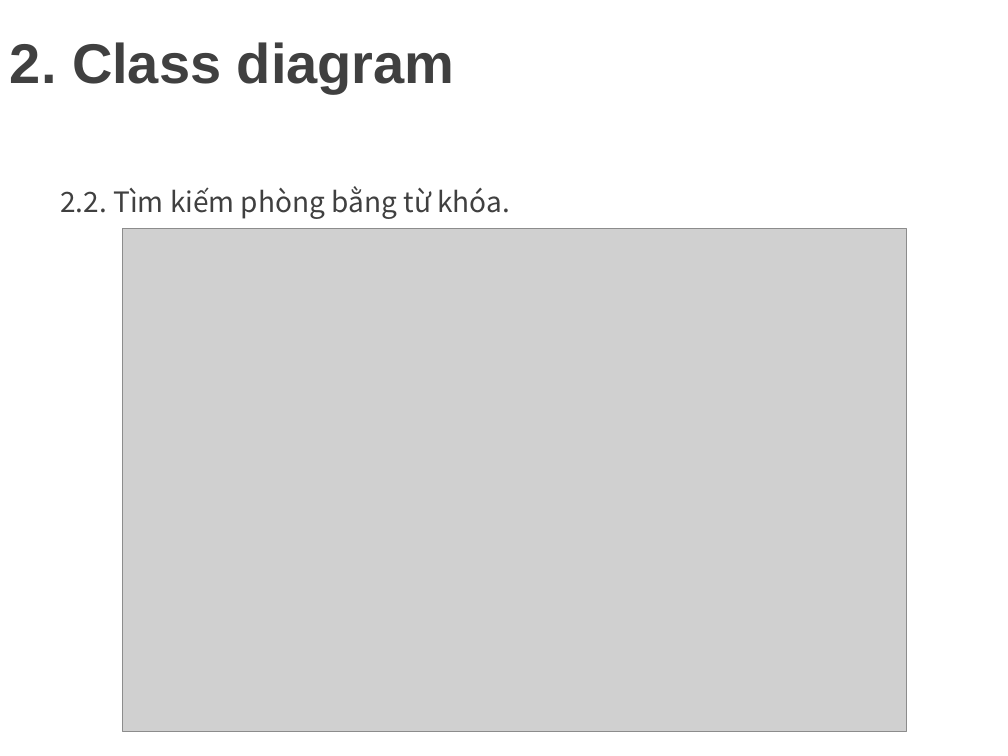
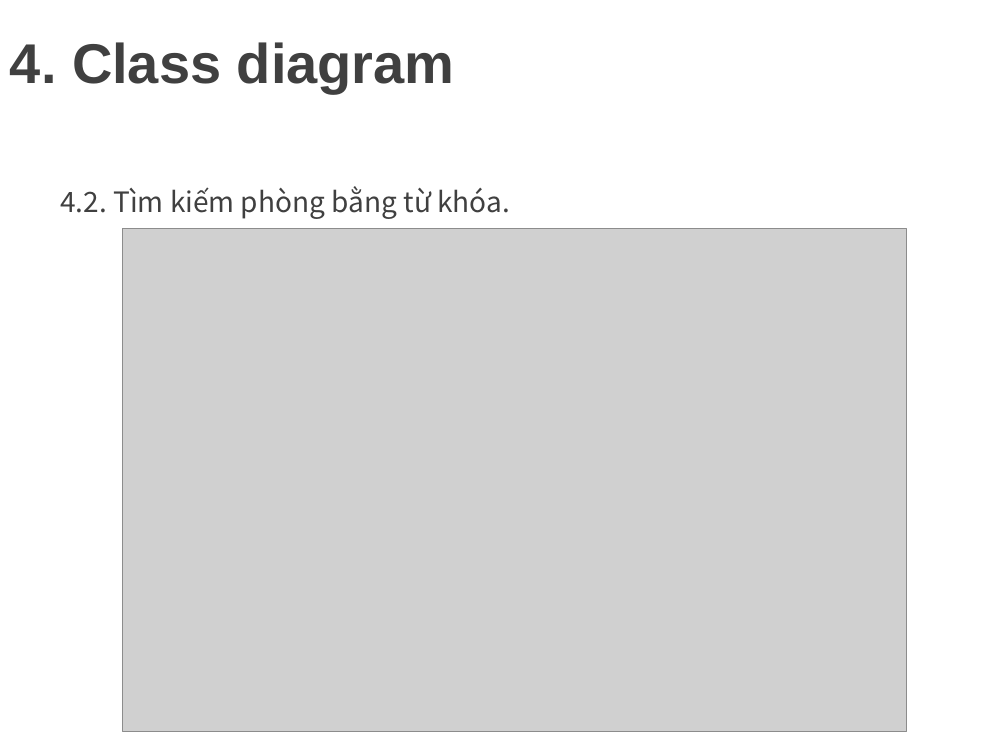
Before and after one commit to minhdat1602/2021_cnpm_group09, a slide deck: slide 20 of document_slide/slide.pptx. Drawn at 1008x756 pixels with LibreOffice and Linux fonts; fonts in the diff are those of the drawing; grey boxes stand for pictures; background and template pictures are left out. Boxes give left, top, right and bottom in pixels: in the first picture for what was removed or moved away, otherwise in the second. Text is boxed around its words. In the diff, an @@ line names an element or a change of style, - is before the commit and + after.

```diff
--- a/document_slide/slide.pptx
+++ b/document_slide/slide.pptx
@@ title at bbox=[10, 42, 455, 93]: text changed @@
-2. Class diagram
+4. Class diagram
@@ text at bbox=[60, 186, 510, 219]: text changed @@
-2.2. Tìm kiếm phòng bằng từ khóa.
+4.2. Tìm kiếm phòng bằng từ khóa.
```
Also in this commit, not shown: 8 other slides changed.
